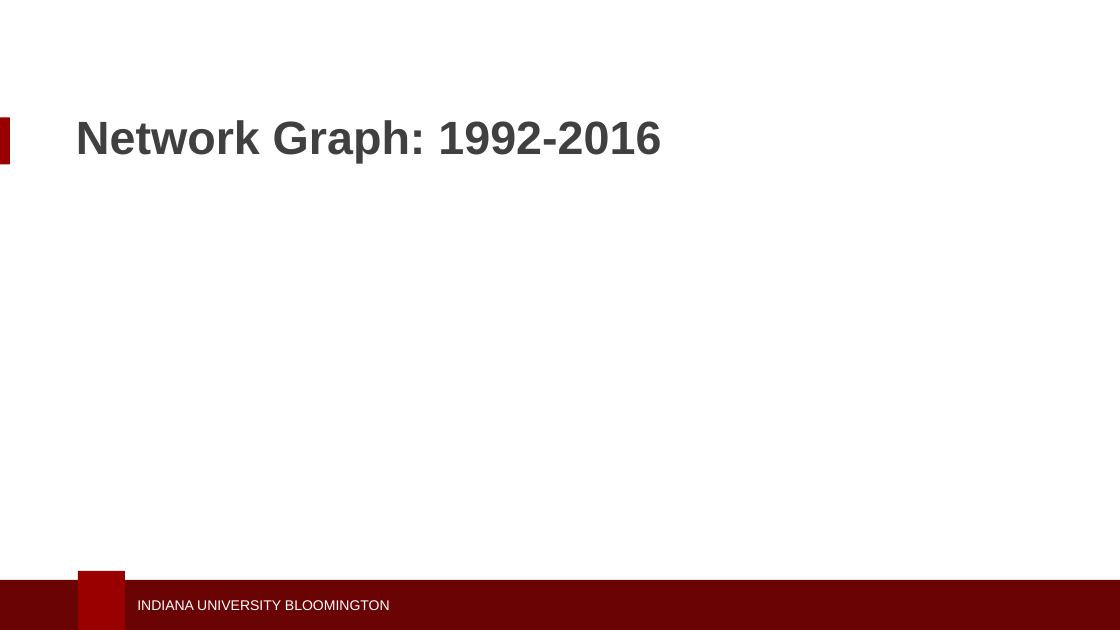
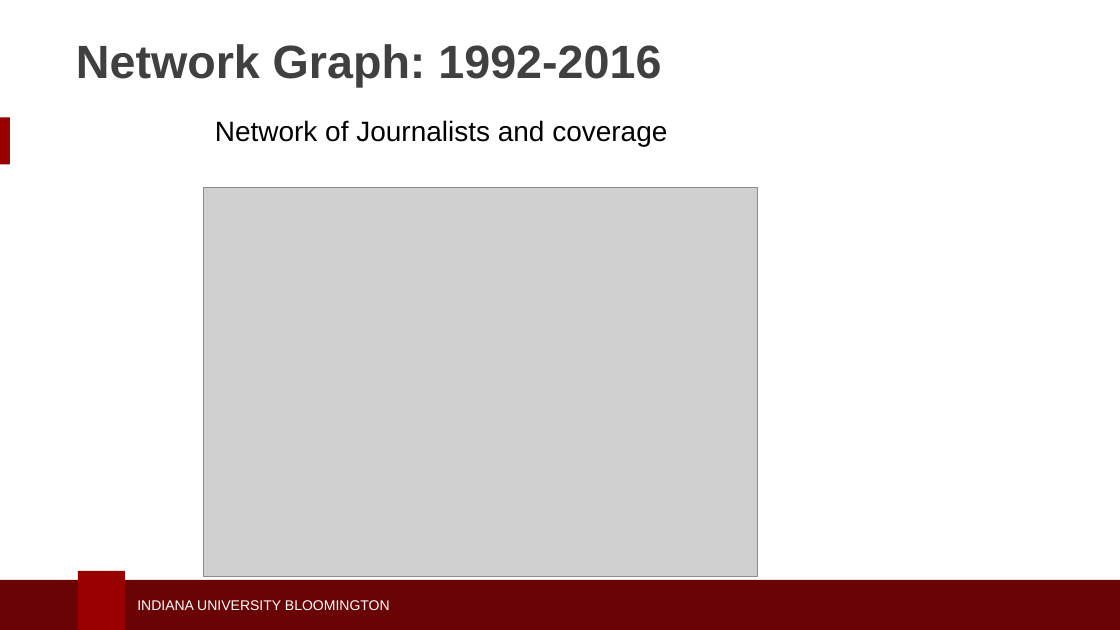
Before and after one commit to seashiva94/data_viz_project, a slide deck: slide 28 of dviz_ppt.pptx (slide 25 before the commit). Drawn at 1120x630 pixels with LibreOffice and Linux fonts; fonts in the diff are those of the drawing; grey boxes stand for pictures; background and template pictures are left out. Boxes give left, top, right and bottom in pixels: in the first picture for what was removed or moved away, otherwise in the second. Text is boxed around its words. In the diff, an @@ line names an element or a change of style, - is before the commit and + after.

```diff
--- a/dviz_ppt.pptx
+++ b/dviz_ppt.pptx
@@ text "Network Graph: 1992-2016": place and size @@
-text "Network Graph: 1992-2016" at <box>76,120,661,163</box>
+text "Network Graph: 1992-2016" at <box>76,44,661,88</box>
@@ text added at <box>215,120,667,146</box>, 18 pt, text #000000 @@
+Network of Journalists and coverage
@@ picture added at <box>204,187,757,577</box> @@
```
Also in this commit, not shown: 11 other slides changed, 7 slides added, 6 slides removed.
